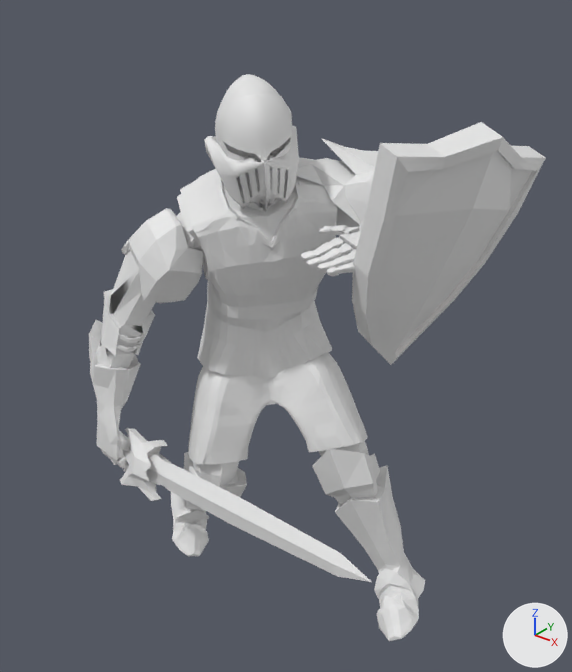
An edit to the OBJ model OpenGL_Framework/OpenGL_Framework/Assets/Models/KnightAnimations/SideSpecialPoses/SideSpecial10.obj, drawn before and after from the same camera.
Before and after are seen from a 50 mm camera at (3.19, -3.83, 4.67) aimed at (0.05, 0.1, 2.23). The lights are fixed; the arrows at lower right show +X, +Y and +Z. Where no turn or scale is listed for an object, it has been applied to the vertices.

The older version as bpy lines, for what is in view:
```python
me_sidespecial10 = bpy.data.meshes.new('SideSpecial10')
me_sidespecial10.from_pydata(...)  # 4917 vertices, 9649 faces; spans x -1.29..1.6, y -1.15..1.08, z -0.04..3.97
ob_sidespecial10 = bpy.data.objects.new('SideSpecial10', me_sidespecial10)
ob_sidespecial10.location = (0.0, 0.0, 0.0)
```
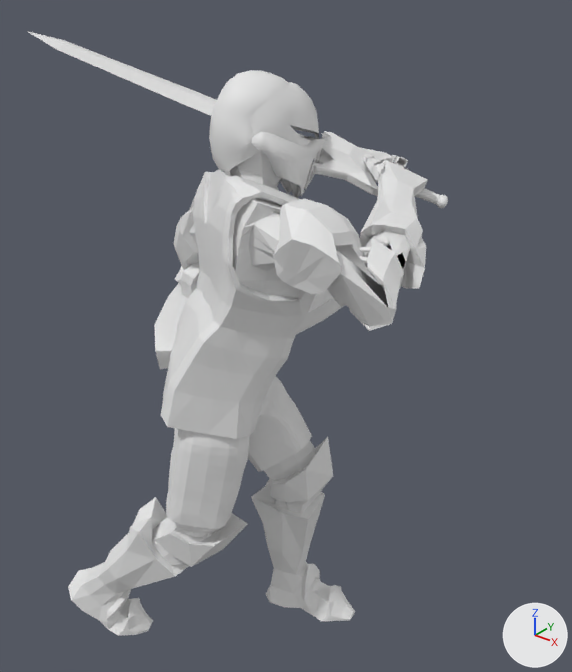
The change, as JSON lines over the scene's bpy script:
```json
{"block": "me_sidespecial10", "where": "# used by ob_sidespecial10; location = (0.0, 0.0, 0.0)"}
{"op": "remove", "block": "me_sidespecial10", "code": "me_sidespecial10.from_pydata(...)  # 4917 vertices, 9649 faces; spans x -1.29..1.6, y -1.15..1.08, z -0.04..3.97"}
{"op": "add", "block": "me_sidespecial10", "code": "me_sidespecial10.from_pydata(...)  # 4917 vertices, 9649 faces; spans x -1.58..1.17, y -1.32..1.25, z -0.06..4.2"}
{"block": "me_sidespecial10", "change": "me_sidespecial10 part 1: the loose piece of 498 vertices spanning x -1.26..1.6, y -1.15..-0.59, z 1.09..1.8 is multiplied about its middle by the matrix ((-0.94, -0.14, 0.31), (-0.298, -0.105, -0.949), (0.165, -0.985, 0.057)), then moved by (-0.55, 1.01, 2.23)"}
{"block": "me_sidespecial10", "change": "me_sidespecial10 part 2: the loose piece of 550 vertices spanning x 0.52..1.37, y -0.22..1.08, z 2.16..3.8 is multiplied about its middle by the matrix ((-0.296, -0.909, 0.292), (0.578, 0.072, 0.813), (-0.76, 0.409, 0.504)), then moved by (-1.64, -0.04, -0.75)"}
{"block": "me_sidespecial10", "change": "me_sidespecial10 part 3: the loose piece of 106 vertices spanning x -0.47..0.1, y -0.2..0.36, z 3.47..3.88 is multiplied about its middle by the matrix ((-0.147, -0.964, -0.221), (0.976, -0.177, 0.127), (-0.162, -0.197, 0.967)), then moved by (0.09, 0.0, 0.04)"}
{"block": "me_sidespecial10", "change": "me_sidespecial10 part 4: 3763 of 4917 vertices moved; they spanned x -1.29..1.23, y -0.81..1.01, z -0.04..3.97 and now span x -1.26..1.17, y -1.32..0.89, z -0.06..4.01; mean shift (0.24, -0.02, 0.26); largest move (-1.03, -0.69, 1.1) -> (0.68, 0.76, 3.32)"}
```

Location of each change, (x1, y1, x2, y2) in pixels of the pictures (572 x 672 px; the box of a moved part takes in the faces that stretch with it):
```json
{"object": "SideSpecial10", "change": "reshaped", "before": [89, 74, 546, 641], "after": [27, 31, 448, 636], "on screen": "8% narrower, 7% taller"}
{"part": 1, "of": "me_sidespecial10", "change": "moved or reshaped", "before": [119, 428, 372, 582], "after": [27, 31, 448, 208]}
{"part": 2, "of": "me_sidespecial10", "change": "moved or reshaped", "before": [352, 122, 546, 365], "after": [154, 264, 344, 369]}
{"part": 3, "of": "me_sidespecial10", "change": "moved or reshaped", "before": [215, 94, 293, 161], "after": [249, 82, 319, 145]}
{"part": 4, "of": "me_sidespecial10", "change": "moved or reshaped", "before": [89, 74, 425, 641], "after": [68, 70, 428, 636]}
```
